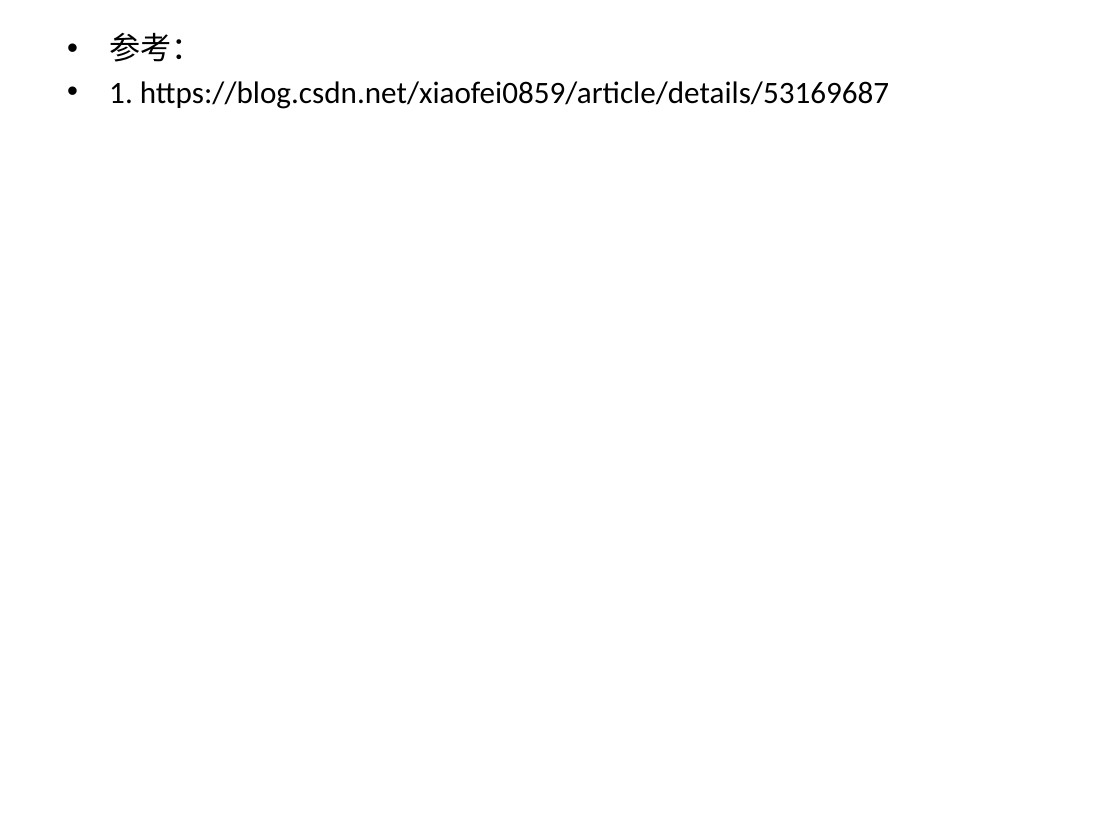
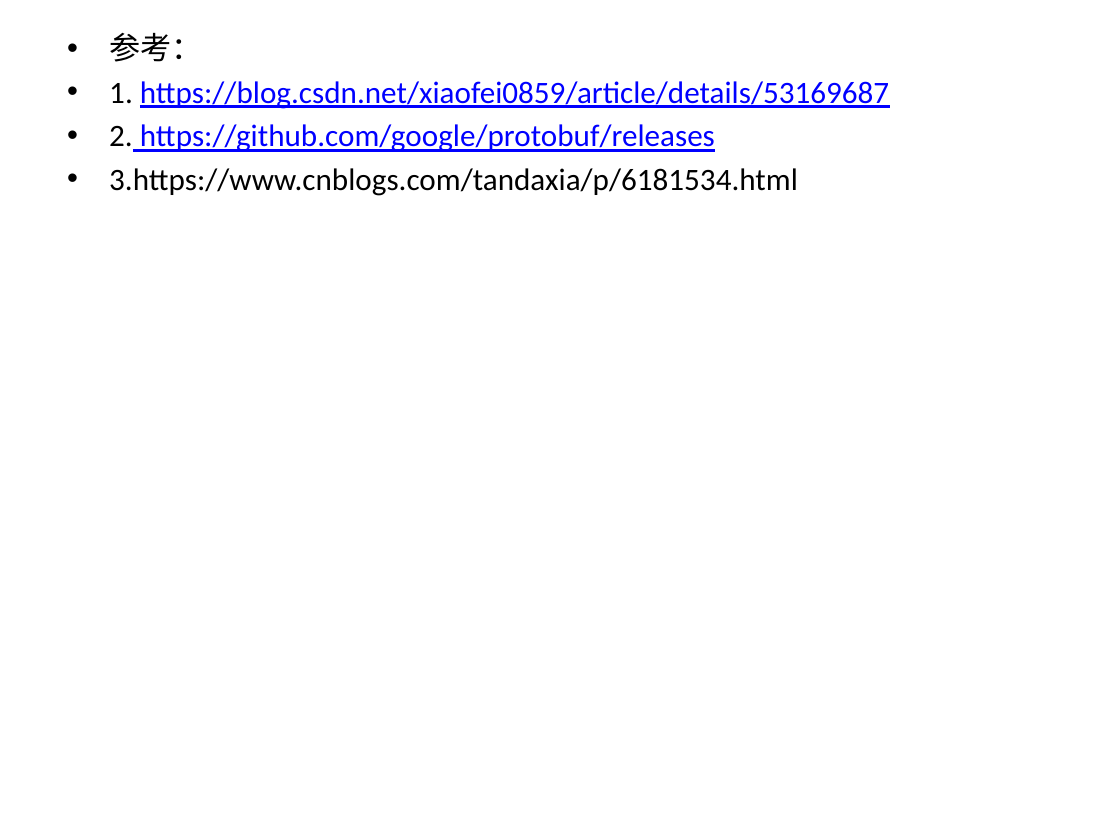
Before and after one commit to bias123456/MyDocument, a slide deck: slide 7 of ProtocolBuffer介绍.pptx. Drawn at 1120x840 pixels with LibreOffice and Linux fonts; fonts in the diff are those of the drawing. Boxes give left, top, right and bottom in pixels: in the first picture for what was removed or moved away, otherwise in the second. Text is boxed around its words. In the diff, an @@ line names an element or a change of style, - is before the commit and + after.

```diff
--- a/ProtocolBuffer介绍.pptx
+++ b/ProtocolBuffer介绍.pptx
@@ text at (109,81,889,109): text colour #000000 to #0000FF, underline on in "https://blog.csdn.net/xiaofei0859/article/details/53169687" @@
@@ text at (109,124,798,196): paragraphs added @@
+• 2. https://github.com/google/protobuf/releases
+• 3.https://www.cnblogs.com/tandaxia/p/6181534.html
```
Also in this commit, not shown: 1 slide removed.
